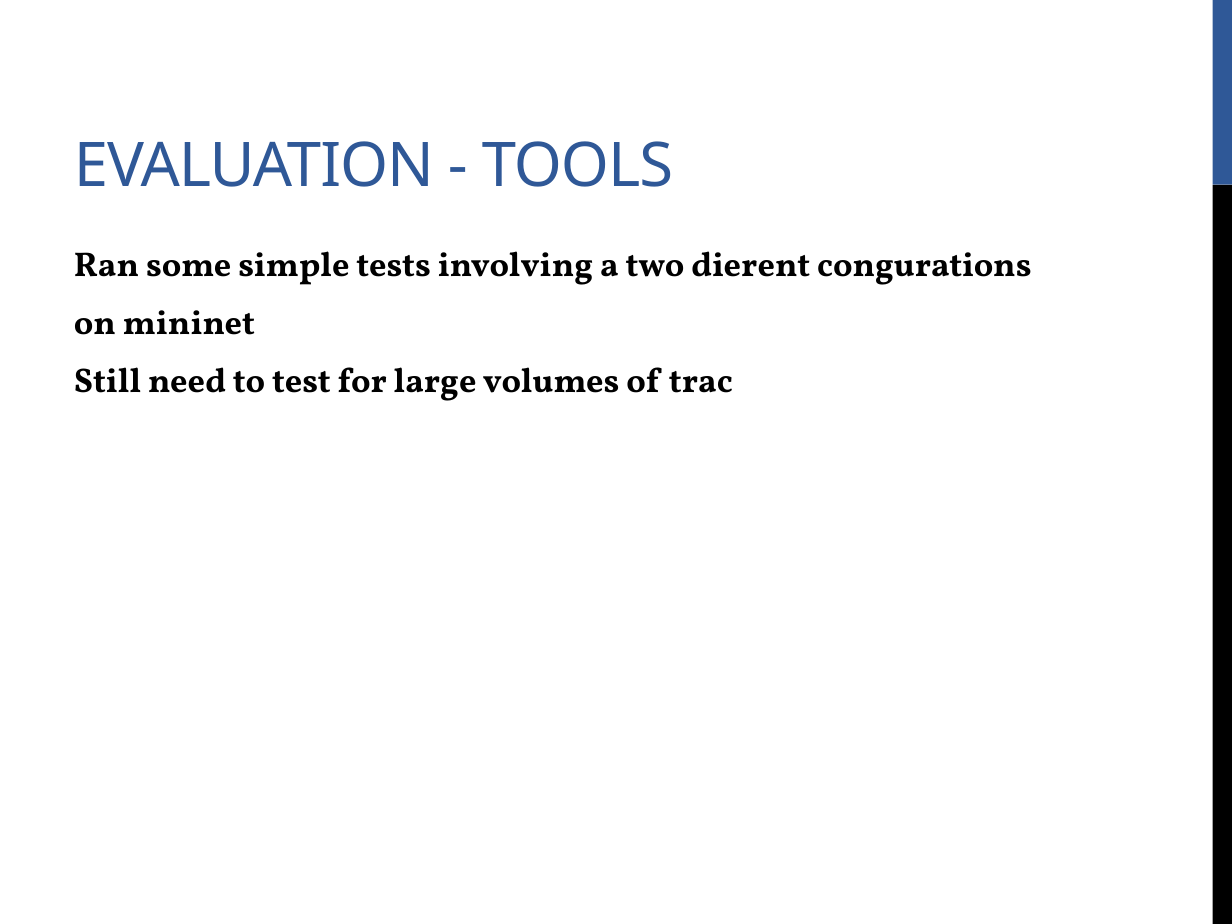
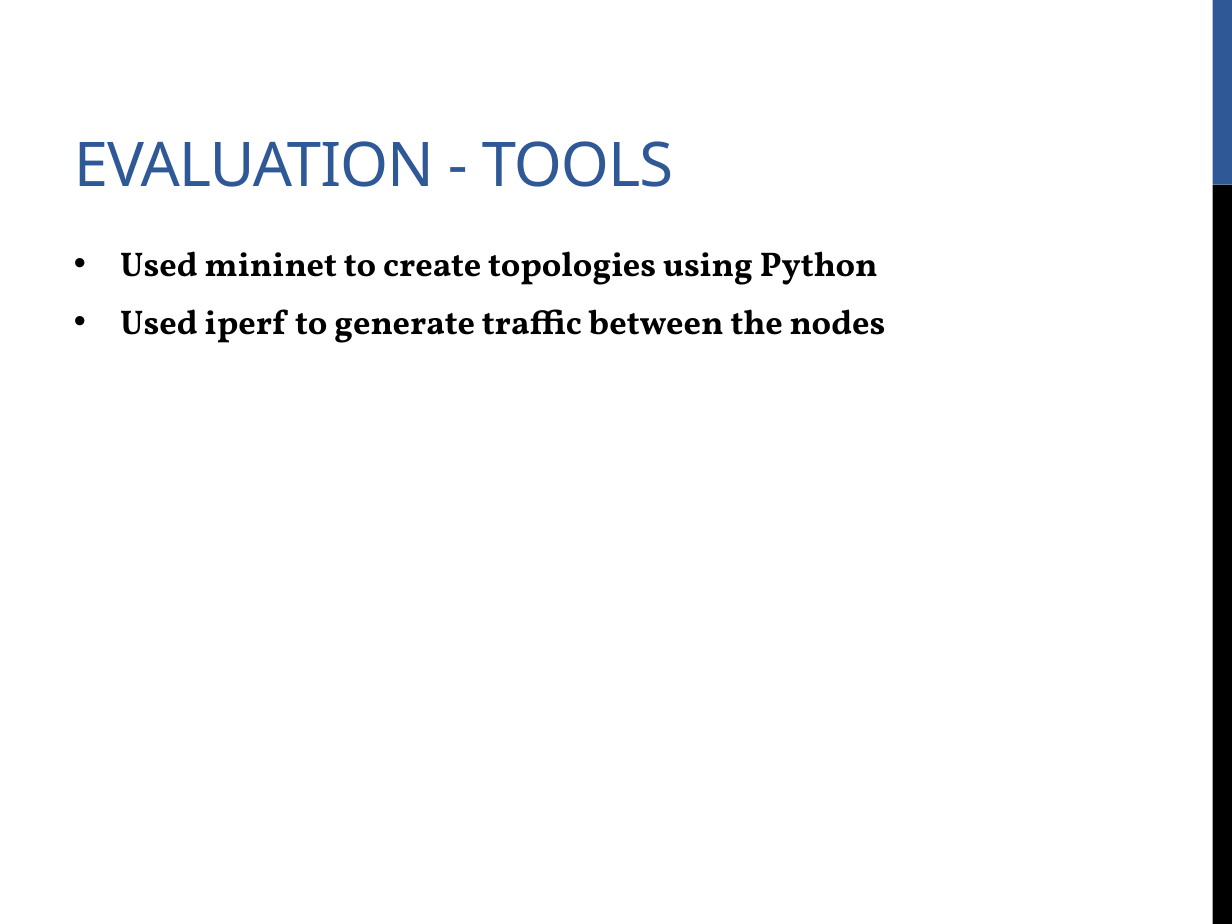
Before and after one commit to bornogit/Floodlight-AD, a slide deck: slide 19 of Slides/740- Anomaly Detector for Floodlight .pptx (slide 13 before the commit). Drawn at 1232x924 pixels with LibreOffice and Linux fonts; fonts in the diff are those of the drawing. Boxes give left, top, right and bottom in pixels: in the first picture for what was removed or moved away, otherwise in the second. Text is boxed around its words. In the diff, an @@ line names an element or a change of style, - is before the commit and + after.

```diff
--- a/Slides/740- Anomaly Detector for Floodlight .pptx
+++ b/Slides/740- Anomaly Detector for Floodlight .pptx
@@ text at (120, 251, 886, 343): text changed @@
-Ran some simple tests involving a two dierent congurations
-on mininet
-Still need to test for large volumes of trac
+• Used mininet to create topologies using Python
+• Used iperf to generate traffic between the nodes
```
Also in this commit, not shown: 4 other slides changed, 6 slides added, 1 slide removed.
